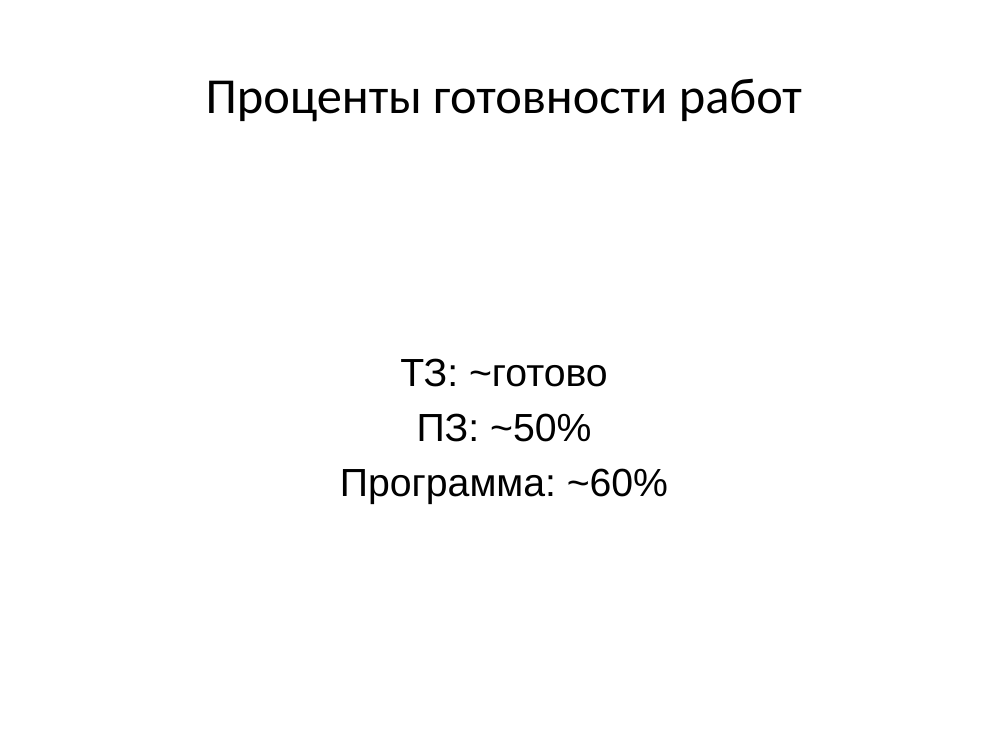
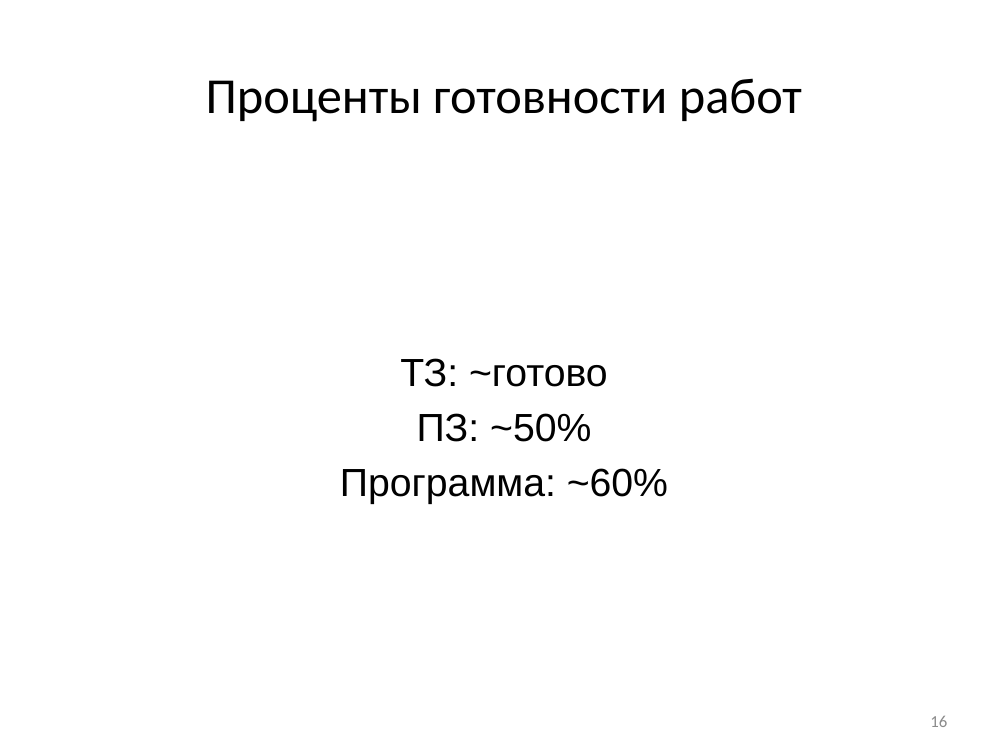
Before and after one commit to vadimgilka/-arRatingWebsite, a slide deck: slide 16 of Documentation/My documentation/Predzashita_Gailevich.pptx. Drawn at 1008x756 pixels with LibreOffice and Linux fonts; fonts in the diff are those of the drawing. Boxes give left, top, right and bottom in pixels: in the first picture for what was removed or moved away, otherwise in the second. Text is boxed around its words. In the diff, an @@ line names an element or a change of style, - is before the commit and + after.

```diff
--- a/Documentation/My documentation/Predzashita_Gailevich.pptx
+++ b/Documentation/My documentation/Predzashita_Gailevich.pptx
@@ page number added at (x1=930, y1=716, x2=947, y2=727), 12 pt, text #8C8C8C @@
+16
```
Also in this commit, not shown: 14 other slides changed.
